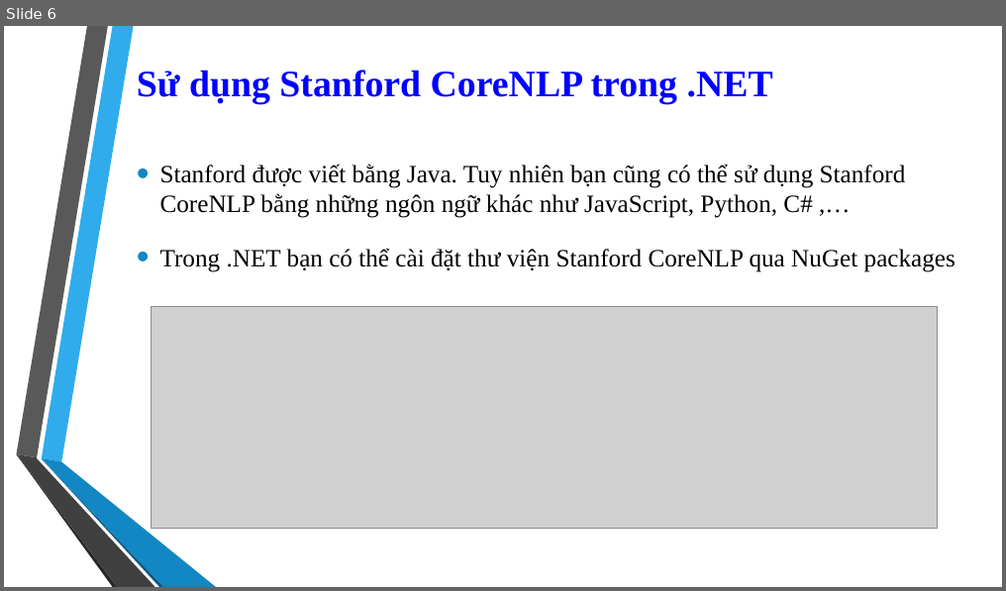
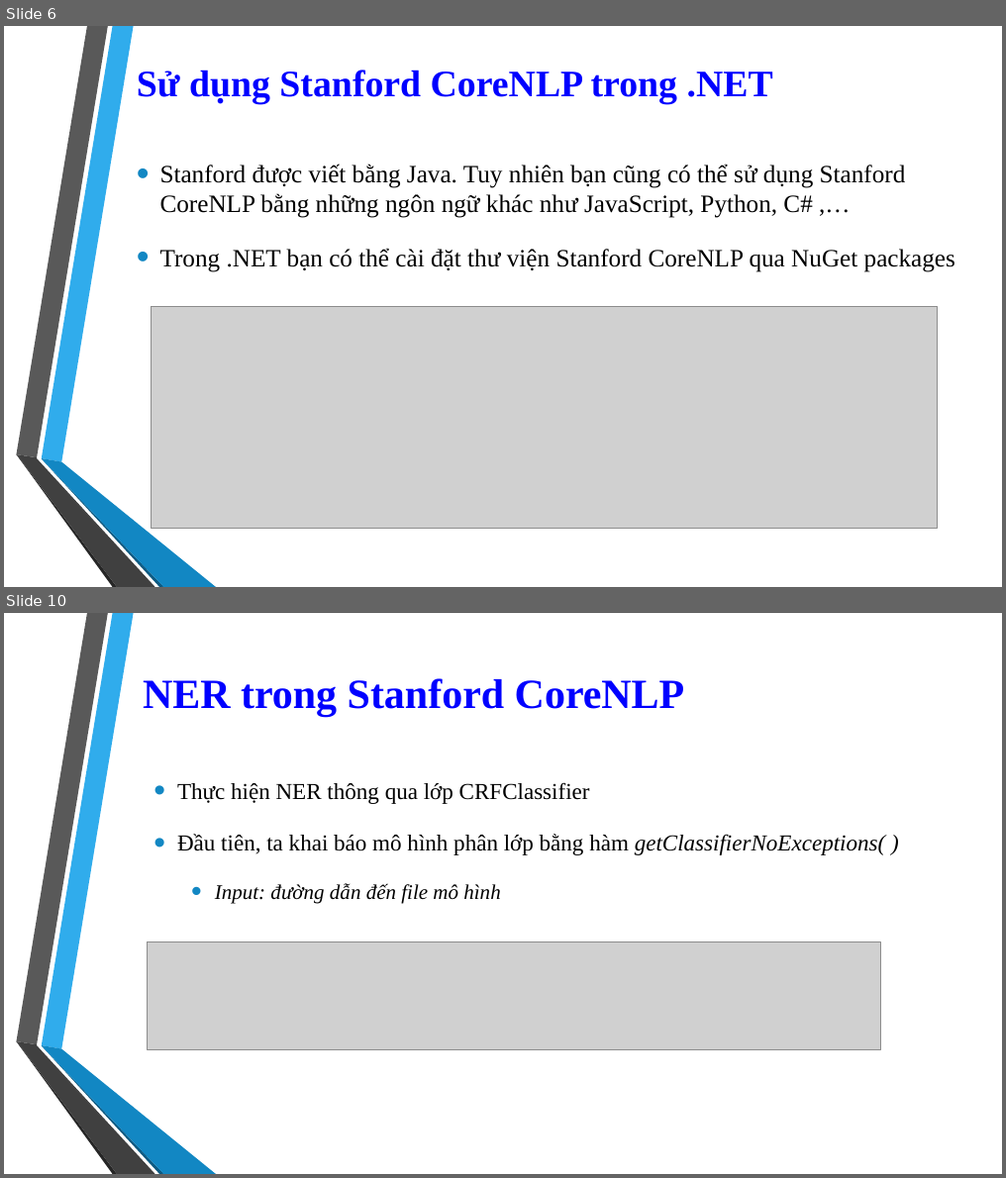
Before and after one commit to 1412520/TextMining, a slide deck: Seminar/Stanford_CoreNLP.pptx. Shown one above the other, each under a label of ours: slide 6 before the commit, slides 6 and 10 after it; the slides between them are not shown. The pictures are 1006x591 and 1006x1178 pixels, drawn with LibreOffice and Linux fonts; fonts in the diff are those of the drawing; grey boxes stand for pictures; background and template pictures are left out. Boxes give left, top, right and bottom in pixels: in the first picture for what was removed or moved away, otherwise in the second. Text is boxed around its words. In the diff, an @@ line names an element or a change of style, - is before the commit and + after.

```diff
--- a/Seminar/Stanford_CoreNLP.pptx
+++ b/Seminar/Stanford_CoreNLP.pptx
@@ slide 10 added at (x1=4, y1=613, x2=1002, y2=1174), background picture (left out); not listed: 6 template elements that a slide beside it also shows @@
@@ title added at (x1=143, y1=678, x2=685, y2=717), 40 pt, text #0000FF, bold @@
+NER trong Stanford CoreNLP
@@ text added at (x1=177, y1=782, x2=886, y2=904), 22 pt, text #000000 @@
+  • Thực hiện NER thông qua lớp CRFClassifier
+  • Đầu tiên, ta khai báo mô hình phân lớp bằng hàm getClassifierNoExceptions( )
+    • Input: đường dẫn đến file mô hình
@@ picture added at (x1=148, y1=943, x2=880, y2=1051) @@
```
Also in this commit, not shown: 2 slides changed, 4 other slides added, 1 other file.
